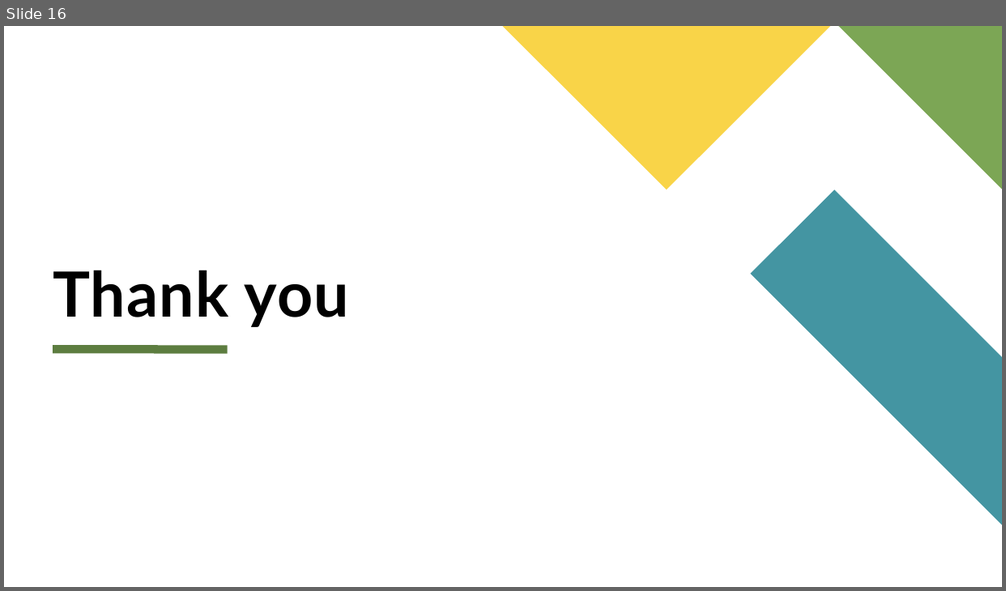
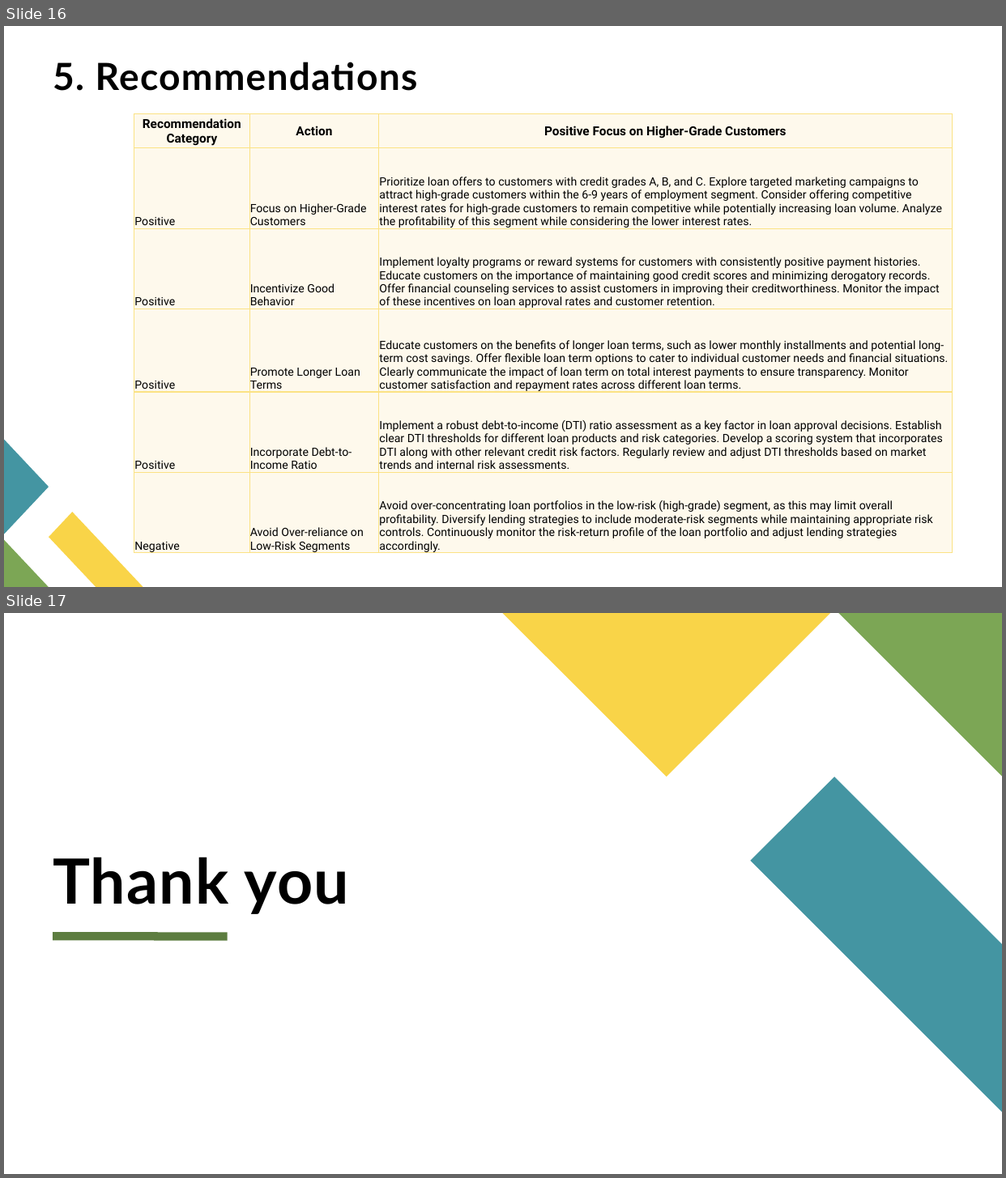
Before and after one commit to uvarajthulasiram/LendingClubCaseStudy, a slide deck: UvarajThulasiram.pptx. Shown one above the other, each under a label of ours: slide 16 before the commit, slides 16 and 17 after it. The pictures are 1006x591 and 1006x1178 pixels, drawn with LibreOffice and Linux fonts; fonts in the diff are those of the drawing. Boxes give left, top, right and bottom in pixels: in the first picture for what was removed or moved away, otherwise in the second. Text is boxed around its words. In the diff, an @@ line names an element or a change of style, - is before the commit and + after.

```diff
--- a/UvarajThulasiram.pptx
+++ b/UvarajThulasiram.pptx
@@ slide 16 added at bbox=[4, 26, 1002, 587], background #FFFFFF @@
@@ title added at bbox=[53, 62, 418, 91], 36 pt, text #000000, bold @@
+5. Recommendations
@@ table added at bbox=[134, 114, 953, 557], 6 rows, 3 columns @@
+Recommendation Category | Action | Positive Focus on Higher-Grade Customers
+Positive | Focus on Higher-Grade Customers | Prioritize loan offers to customers with credit grades A, B, and C. Explore targeted marketing campaigns to attract high-grade customers within the 6-9 years of employment segment. Consider offering competitive interest rates for high-grade customers to remain competitive while potentially increasing loan volume. Analyze the profitability of this segment while considering the lower interest rates.
+Positive | Incentivize Good Behavior | Implement loyalty programs or reward systems for customers with consistently positive payment histories. Educate customers on the importance of maintaining good credit scores and minimizing derogatory records. Offer financial counseling services to assist customers in improving their creditworthiness. Monitor the impact of these incentives on loan approval rates and customer retention.
+Positive | Promote Longer Loan Terms | Educate customers on the benefits of longer loan terms, such as lower monthly installments and potential long-term cost savings. Offer flexible loan term options to cater to individual customer needs and financial situations. Clearly communicate the impact of loan term on total interest payments to ensure transparency. Monitor customer satisfaction and repayment rates across different loan terms.
+Positive | Incorporate Debt-to-Income Ratio | Implement a robust debt-to-income (DTI) ratio assessment as a key factor in loan approval decisions. Establish clear DTI thresholds for different loan products and risk categories. Develop a scoring system that incorporates DTI along with other relevant credit risk factors. Regularly review and adjust DTI thresholds based on market trends and internal risk assessments.
+Negative | Avoid Over-reliance on Low-Risk Segments | Avoid over-concentrating loan portfolios in the low-risk (high-grade) segment, as this may limit overall profitability. Diversify lending strategies to include moderate-risk segments while maintaining appropriate risk controls. Continuously monitor the risk-return profile of the loan portfolio and adjust lending strategies accordingly.
@@ freeform shape added at bbox=[4, 438, 49, 536], fill #4495A2 @@
@@ freeform shape added at bbox=[49, 512, 143, 587], fill #F9D448 @@
@@ freeform shape added at bbox=[4, 539, 49, 587], fill #7CA655 @@
@@ what was slide 16 is now slide 17 @@
```
Also in this commit, not shown: 5 slides changed, 2 other files.
